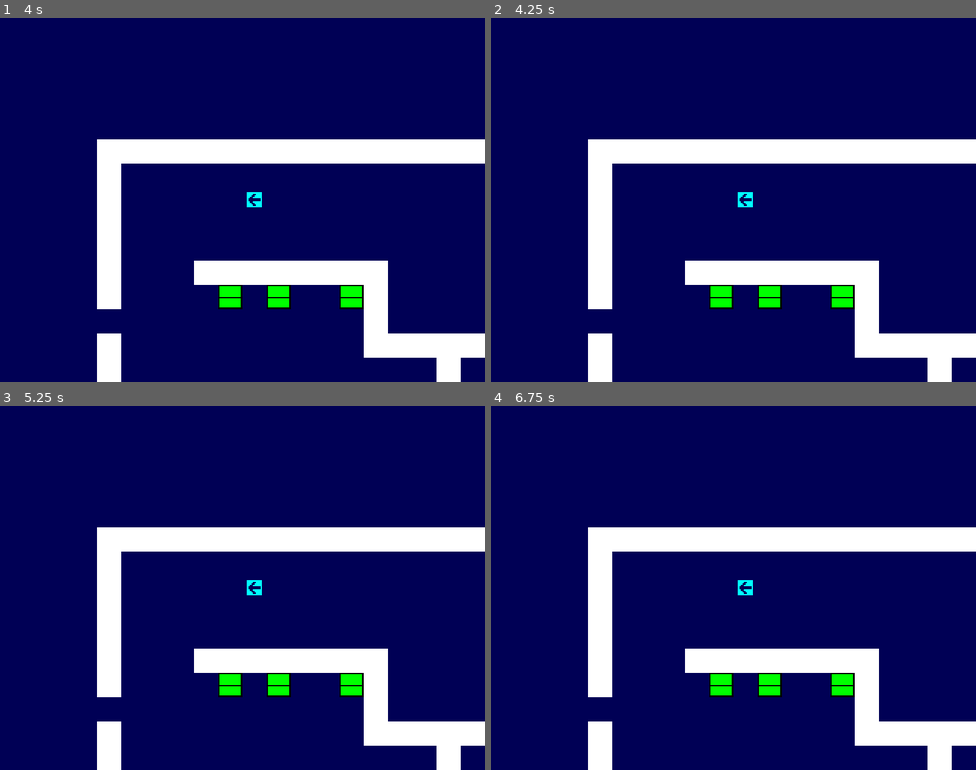
Above: before the commit, frames 1-4 (two rows, left to right).
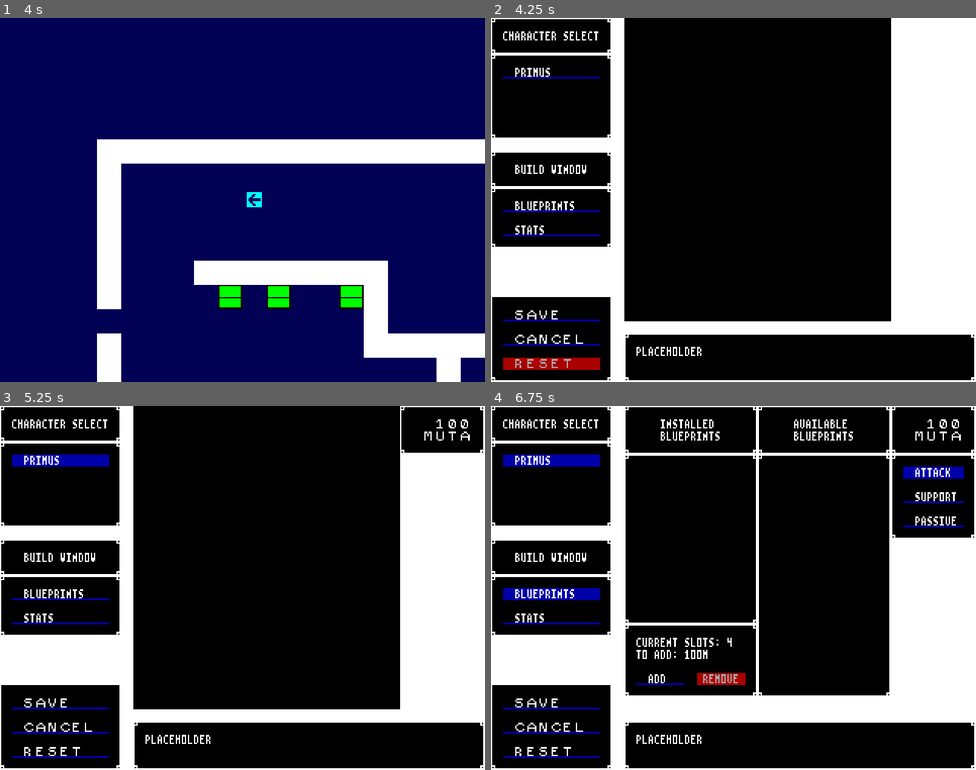
Above: after the commit, the same moments.

Repository: BeamBrain1/Morphose
Game: Godot game, scene res://Scenes/Global/root.tscn
The game is run twice, just before and just after one commit, with the same random seed, the same clock (stepped at 60 frames per second) and the same inputs.
Inputs (mouse positions are in pixels of both pictures, inside the frame that each line leads up to):
- Up to frame 1 (4 s): tap Enter (overworld_interact) at 0.5, 1.35, 2, 3.5, 3.6 s; move the mouse to (349, 181) at 0.52 s; hold Right (right) 0.53-1.28 s; click (349, 181) at 0.6 s; tap Space at 1.25, 2.75 s; move the mouse to (145, 218) at 1.27 s; hold Down (down) 1.28-2.03 s; click (145, 218) at 1.55 s; move the mouse to (291, 119) at 2.02 s; hold Right (right) 2.03-2.78 s; click (291, 119) at 2.1 s; move the mouse to (218, 272) at 2.77 s; hold Up (up) 2.78-3.53 s; click (218, 272) at 2.85 s; move the mouse to (388, 254) at 3.52 s; hold Left (left) from 3.53 s (still down); click (388, 254) at 3.8 s
- Up to frame 2 (4.25 s): keep holding Left (left); tap Escape (pause) at 4.15 s
- Up to frame 3 (5.25 s): move the mouse to (97, 533) at 4.27 s; click (97, 533) at 4.35 s; release Left (left) at 5 s; click (58, 460) at 5 s, where only the run after the commit has a clickable "PRIMUS"
- Up to frame 4 (6.75 s): click (549, 751) at 5.75 s, where only the run after the commit has a clickable "RESET"; click (549, 595) at 6.5 s, where only the run after the commit has a clickable "BLUEPRINTS"

Frame 1 is identical in both runs. In frame 2, 97% of the frame differs, in the area x 0-100%, y 0-100%; in frame 3, 97%; in frame 4, 97%.

Commit message:
Daily backup

Diff:
--- a/Scenes/CharBuild/UI/CharBuildBlueprintSelector.gd
+++ b/Scenes/CharBuild/UI/CharBuildBlueprintSelector.gd
@@ -16,6 +16,8 @@
 @export var checks_tp_cost: bool
 @export var SelectBlueprintButton: PackedScene
 signal blueprint_selected
+
+var at_modification_station: bool = true
 
 
 func assignBuyableBlueprintList(blueprint_list_in: Array, party_member: PartyMember):
@@ -38,6 +40,10 @@
 	current_page = 0
 	assigned_party_member = party_member
 	populateButtonList()
+
+
+func assignAtModStationValue(at_mod_station_value_in: bool) -> void:
+	at_modification_station = at_mod_station_value_in
 
 
 func prevPage() -> void:
@@ -76,8 +82,17 @@
 		select_blueprint_button.position = INITIAL_BLUEPRINT_BUTTON_POSITION + Vector2(0, NEXT_BLUEPRINT_Y_OFFSET * (i - BLUEPRINTS_PER_PAGE * current_page))
 		if checks_tp_cost:
 			select_blueprint_button.disabled = blueprint_list[i].getBioEnergyCost() > assigned_party_member.bio_energy or not assigned_party_member.hasAFreeBlueprintSlot()
+		else:
+			select_blueprint_button.disabled = blueprintOrPredecessorPresentInSavedCharacterData(select_blueprint_button.blueprint) and not at_modification_station
 		select_blueprint_button.choose_blueprint.connect(blueprintSelected)
 		select_blueprint_button.text = blueprintButtonText(blueprint_list[i])
+
+
+# Is the blueprint or a predecessor present in the assigned party member's active save data?
+# Used to detect previously installed blueprints that cannot be removed if not at a modification station
+func blueprintOrPredecessorPresentInSavedCharacterData(blueprint) -> bool:
+	var saved_party_member: PartyMember = ActiveSaveData.getPartyMemberByName(assigned_party_member.name)
+	return saved_party_member.hasBlueprintOrPredecessor(blueprint)
 
 
 func numPages() -> int:
--- a/Scenes/CharBuild/UI/stat_mod_window.gd
+++ b/Scenes/CharBuild/UI/stat_mod_window.gd
@@ -4,6 +4,7 @@
 @export var assigned_stat: GlobalProgramData.COMBAT_STAT
 
 var party_member: PartyMember
+var at_modification_station: bool = true
 
 signal update_bio_energy
 
@@ -21,7 +22,8 @@
 	$Name.text = stat_name_map[assigned_stat].to_upper()
 
 
-func assignPartyMember(party_member_in: PartyMember) -> void:
+func assignPartyMember(party_member_in: PartyMember, at_mod_station_in: bool = true) -> void:
+	at_modification_station = at_mod_station_in
 	party_member = party_member_in
 	updateDisplay()
 
@@ -39,12 +41,24 @@
 
 
 func setEnabledButtons() -> void:
-	$ButtonMinus100.disabled = not party_member.canDecreaseStat(assigned_stat)
-	$ButtonMinus10.disabled = not party_member.canDecreaseStat(assigned_stat)
-	$ButtonMinus1.disabled = not party_member.canDecreaseStat(assigned_stat)
+	$ButtonMinus100.disabled = not canDecreaseStat()
+	$ButtonMinus10.disabled = not canDecreaseStat()
+	$ButtonMinus1.disabled = not canDecreaseStat()
 	$ButtonPlus1.disabled = not party_member.canIncreaseStat(assigned_stat)
 	$ButtonPlus10.disabled = not party_member.canIncreaseStat(assigned_stat)
 	$ButtonPlus100.disabled = not party_member.canIncreaseStat(assigned_stat)
+
+
+# Is party member stat at the value it was when character builder was opened?
+func partyMemberStatAtInitial() -> bool:
+	return party_member.getRawStatFromEnumType(assigned_stat) == ActiveSaveData.getPartyMemberByName(party_member.name).getRawStatFromEnumType(assigned_stat)
+
+
+func canDecreaseStat() -> bool:
+	if at_modification_station:
+		return party_member.canDecreaseStat(assigned_stat)
+	else:
+		return not partyMemberStatAtInitial()
 
 
 func setFavoredStatIndicator() -> void:
@@ -54,9 +68,18 @@
 		$FavoredStatMarker.hide()
 
 
+func _on_button_minus_100_pressed() -> void:
+	for i in range(100):
+		if canDecreaseStat():
+			party_member.statMinusOne(assigned_stat)
+		else:
+			break
+	emit_signal("update_bio_energy")
+
+
 func _on_button_minus_10_pressed() -> void:
 	for i in range(10):
-		if party_member.canDecreaseStat(assigned_stat):
+		if canDecreaseStat():
 			party_member.statMinusOne(assigned_stat)
 		else:
 			break
@@ -64,8 +87,7 @@
 
 
 func _on_button_minus_1_pressed() -> void:
-
-	if party_member.canDecreaseStat(assigned_stat):
+	if canDecreaseStat():
 		party_member.statMinusOne(assigned_stat)
 	emit_signal("update_bio_energy")
 
@@ -85,15 +107,6 @@
 	emit_signal("update_bio_energy")
 
 
-func _on_button_minus_100_pressed() -> void:
-	for i in range(100):
-		if party_member.canDecreaseStat(assigned_stat):
-			party_member.statMinusOne(assigned_stat)
-		else:
-			break
-	emit_signal("update_bio_energy")
-
-
 func _on_button_plus_100_pressed() -> void:
 	for i in range(100):
 		if party_member.canIncreaseStat(assigned_stat):
--- a/Scenes/CharBuild/UI/window_base.gd
+++ b/Scenes/CharBuild/UI/window_base.gd
@@ -6,9 +6,15 @@
 signal save
 signal cancel
 
+var at_mod_station: bool = true
+
 
 func _ready() -> void:
 	$DialogInfoPanel.displayText("PLACEHOLDER")
+
+
+func assignAtModStationValue(at_mod_station_in: bool) -> void:
+	at_mod_station = at_mod_station_in
 
 
 func loadPartyMemberList(list: Array[PartyMember]) -> void:
@@ -29,7 +35,7 @@
 
 
 func _on_button_reset_pressed() -> void:
-	emit_signal("reset")
+	emit_signal("reset", at_mod_station)
 
 
 func _on_button_save_pressed() -> void:
--- a/Scenes/CharBuild/UI/window_blueprint_manage.gd
+++ b/Scenes/CharBuild/UI/window_blueprint_manage.gd
@@ -27,8 +27,11 @@
 		$DialogBlueprintSlots.assignPartyMember(party_member)
 
 
+func assignAtModStationValue(at_mod_station_value: bool) -> void:
+	$DialogInstalledBlueprints/Selector.assignAtModStationValue(at_mod_station_value)
+
+
 func updateAvailableBlueprints(attack: Array[BlueprintAttack], support: Array[BlueprintSupport], passive: Array[BlueprintPassive]) -> void:
-
 	blueprints_attack = attack
 	blueprints_support = support
 	blueprints_passive = passive
--- a/Scenes/CharBuild/UI/window_stat_adjust.gd
+++ b/Scenes/CharBuild/UI/window_stat_adjust.gd
@@ -2,6 +2,7 @@
 
 signal on_stat_adjust
 
+var at_mod_station: bool = true
 
 func _ready() -> void:
 	for node in $DialogCharacterStats.get_children():
@@ -12,8 +13,12 @@
 func loadPartyMember(party_member: PartyMember) -> void:
 	for node in $DialogCharacterStats.get_children():
 		if node is StatModWindow:
-			node.assignPartyMember(party_member)
+			node.assignPartyMember(party_member, at_mod_station)
 	updateStatDisplays()
+
+
+func assignAtModStationValue(at_mod_station_in: bool) -> void:
+	at_mod_station = at_mod_station_in
 
 
 func onStatAdjust() -> void:
--- a/Scenes/Controllers/controller_build_character.gd
+++ b/Scenes/Controllers/controller_build_character.gd
@@ -8,8 +8,6 @@
 var active_party_member: PartyMember
 var active_blueprint_type: String
 var active_window: String
-
-var at_modification_station: bool = true
 
 
 func _ready() -> void:
@@ -24,7 +22,7 @@
 	blueprints_passive = []
 
 	for item in ActiveSaveData.party.members:
-		party_member_list.append(item)
+		party_member_list.append(PartyMember.deepCopy(item))
 
 	for item in ActiveSaveData.party.found_blueprints_attack:
 		blueprints_attack.append(item)
@@ -37,6 +35,12 @@
 
 	$WindowBase.loadPartyMemberList(party_member_list)
 	$WindowBlueprintManager.updateAvailableBlueprints(blueprints_attack, blueprints_support, blueprints_passive)
+
+
+func configureAtModificationStation(at_mod_station_in: bool) -> void:
+	$WindowBase.assignAtModStationValue(at_mod_station_in)
+	$WindowStatsAdjust.assignAtModStationValue(at_mod_station_in)
+	$WindowBlueprintManager.assignAtModStationValue(at_mod_station_in)
 
 
 func buildWindowSelected(window: String) -> void:
@@ -92,9 +96,12 @@
 	updateBlueprintManager()
 
 
-func resetActiveCharacter() -> void:
+func resetActiveCharacter(at_mod_station: bool) -> void:
 	if active_party_member != null:
-		active_party_member.liquidateBioEnergy()
+		if at_mod_station:	# If at mod station, reset all bio energy
+			active_party_member.liquidateBioEnergy()
+		else:				# Otherwise, reset to state when window was opened
+			active_party_member = ActiveSaveData.getPartyMemberByName(active_party_member.name)
 		updateAllDisplays()
 	else:
 		push_error("Tried to reset bio-energy when no party member selected.")
--- a/Scenes/Controllers/controller_overworld.gd
+++ b/Scenes/Controllers/controller_overworld.gd
@@ -8,6 +8,11 @@
 var danger_level: int = 0
 const ENCOUNTER_RATE: int = 10
 const ENCOUNTER_THRESHOLD: int = 100
+
+
+func _process(delta) -> void:
+	if Input.is_action_just_pressed("pause"):
+		switchToCharBuildController(false)
 
 
 func assignOverworldMapAndPartyLocation(map_name: String, party_grid_position: Vector2, party_direction: GlobalProgramData.DIRECTION = GlobalProgramData.DIRECTION.DOWN):
@@ -53,7 +58,3 @@
 func collectBlueprint(blueprint) -> void:
 	ActiveSaveData.collectBlueprint(blueprint)
 	print("Collected blueprint: " + blueprint.getDialogDisplayName())
-
-
-func modificationStationActivated():
-	pass
--- a/Scenes/Global/ActiveSaveData.gd
+++ b/Scenes/Global/ActiveSaveData.gd
@@ -12,3 +12,7 @@
 
 static func allCollectedBlueprints() -> Array:
 	return party.allCollectedBlueprints()
+
+
+static func getPartyMemberByName(name_in: String) -> PartyMember:
+	return party.getPartyMemberByName(name_in)
--- a/Scenes/Global/Constructs/Blueprint.gd
+++ b/Scenes/Global/Constructs/Blueprint.gd
@@ -68,15 +68,15 @@
 
 
 func equals(other: Blueprint) -> bool:
-	return base_display_name == other.base_display_name and tier == other.tier
+	return base_display_name.matchn(other.base_display_name) and tier == other.tier
 
 
 func isPredecessorOf(other) -> bool:
-	return base_display_name == other.base_display_name and tier < other.tier
+	return base_display_name.matchn(other.base_display_name) and tier < other.tier
 
 
 func isPredecessorOrSuccessorOf(other) -> bool:
-	return base_display_name == other.base_display_name and tier != other.tier
+	return base_display_name.matchn(other.base_display_name) and tier != other.tier
 
 
 func hasPredecessors() -> bool:
@@ -121,7 +121,7 @@
 
 func isInList(blueprint_list: Array):
 	for blueprint in blueprint_list:
-		if base_display_name.to_upper() == blueprint.base_display_name.to_upper() and tier == blueprint.tier:
+		if equals(blueprint):
 			return true
 	return false
 
--- a/Scenes/Global/Constructs/Morphose.gd
+++ b/Scenes/Global/Constructs/Morphose.gd
@@ -106,3 +106,11 @@
 			return bp.tier
 	push_error(name + " passive blueprint not found: " + bp_name)
 	return -1
+
+
+# Returns true if Morphose has the supplied blueprint or a predecessor, false otherwise
+func hasBlueprintOrPredecessor(blueprint_in) -> bool:
+	for bp in allBlueprints():
+		if blueprint_in.equals(bp) or bp.isPredecessorOf(blueprint_in):
+			return true
+	return false
--- a/Scenes/Global/Constructs/PartyMember.gd
+++ b/Scenes/Global/Constructs/PartyMember.gd
@@ -26,6 +26,26 @@
 const MAX_BLUEPRINT_SLOTS: int = 12
 const BASE_ADD_BLUEPRINT_SLOT_MUTA_COST: int = 100
 const ADD_BLUEPRINT_COST_MULTIPLIER: int = 2
+
+
+# Does a deep copy of target party member
+static func deepCopy(original: PartyMember) -> PartyMember:
+	var copy: PartyMember = PartyMember.new()
+	copy.name = original.name
+	copy.hp = original.hp
+	copy.attack = original.attack
+	copy.defense = original.defense
+	copy.senses = original.senses
+	copy.speed = original.speed
+	copy.tech_points = original.tech_points
+	copy.blueprints_attack = original.blueprints_attack.duplicate_deep()
+	copy.blueprints_support = original.blueprints_support.duplicate_deep()
+	copy.blueprints_passive = original.blueprints_passive.duplicate_deep()
+	copy.bio_energy = original.bio_energy
+	copy.discounted_stats = original.discounted_stats.duplicate_deep()
+	copy.blueprint_slots = original.blueprint_slots
+	return copy
+
 
 # Cost in bio-energy to boost a stat were it a given value
 func costToBoostStatForValue(stat: GlobalProgramData.COMBAT_STAT, value: int) -> int:
--- a/Scenes/Global/party.gd
+++ b/Scenes/Global/party.gd
@@ -61,3 +61,11 @@
 
 func getCurrentGridPosition() -> Vector2:
 	return location.grid_position
+
+
+# Gets party member by name or null if not found
+func getPartyMemberByName(name_in: String) -> PartyMember:
+	for member in members:
+		if name_in.matchn(member.name):
+			return member
+	return null
--- a/Scenes/Global/root.gd
+++ b/Scenes/Global/root.gd
@@ -30,7 +30,7 @@
 #	(a party member only gets added the first time we prep for a specific battle number
 func toCharacterBuildScreen(at_modification_station: bool = true) -> void:
 	setActiveController("BuildCharacter")
-	active_controller.at_modification_station = at_modification_station
+	active_controller.configureAtModificationStation(at_modification_station)
 
 
 func toBattleController(enemy_list: Array) -> void:
